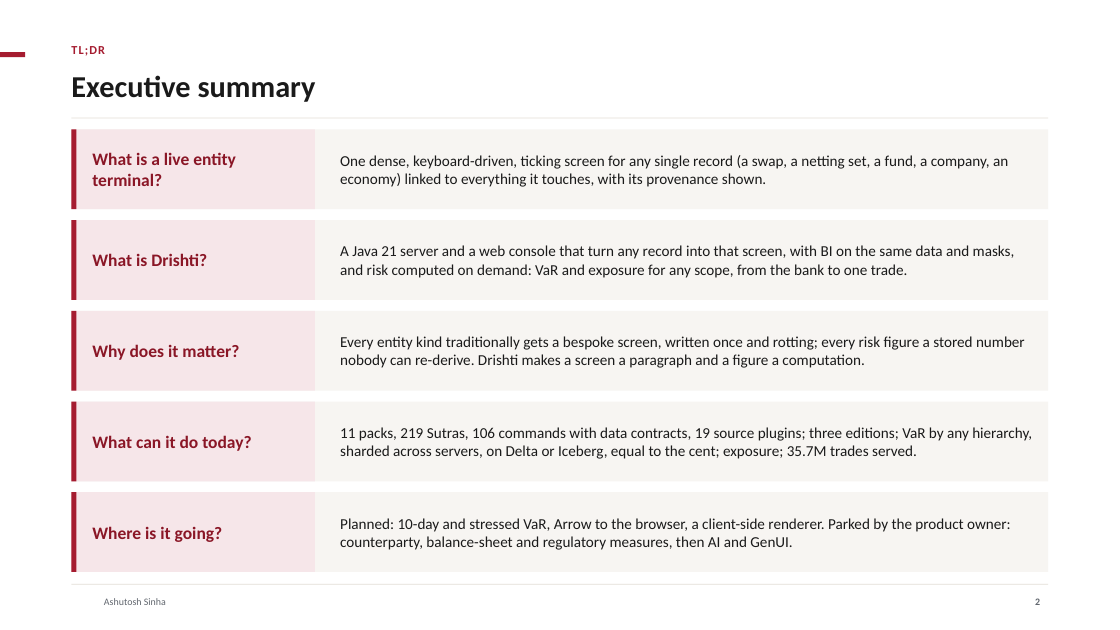
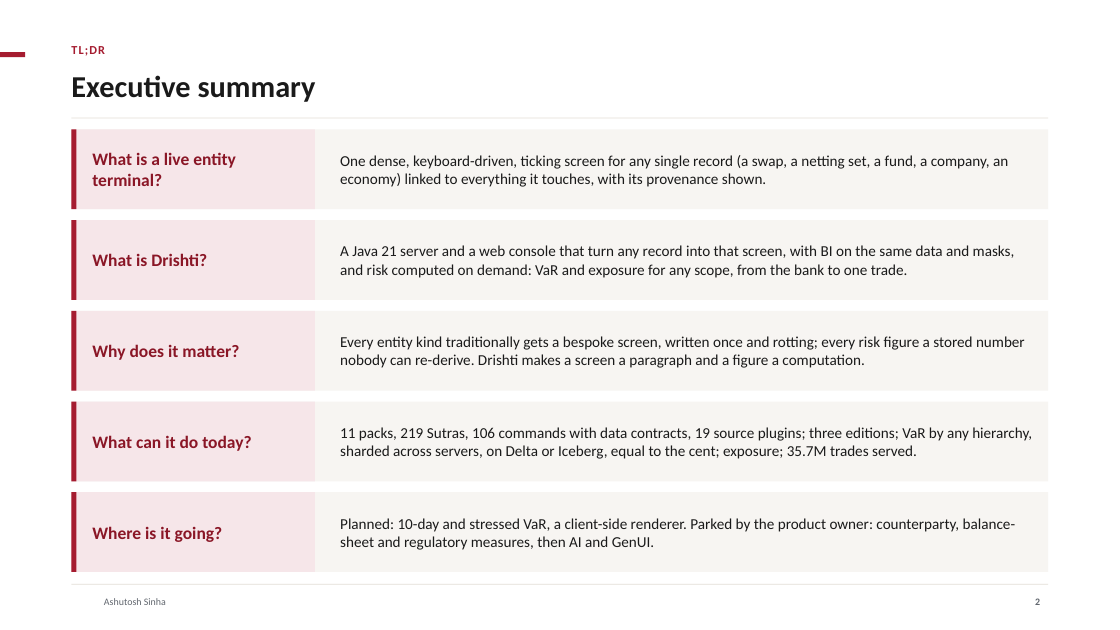
Before and after one commit to ajsinha/drishti, a slide deck: slide 2 of docs/publications/Drishti-Design-and-Evidence.pptx. Drawn at 1120x630 pixels with LibreOffice and Linux fonts; fonts in the diff are those of the drawing; background and template pictures are left out. Boxes give left, top, right and bottom in pixels: in the first picture for what was removed or moved away, otherwise in the second. Text is boxed around its words. In the diff, an @@ line names an element or a change of style, - is before the commit and + after.

```diff
--- a/docs/publications/Drishti-Design-and-Evidence.pptx
+++ b/docs/publications/Drishti-Design-and-Evidence.pptx
@@ text at <box>340,518,1015,550</box>: text changed @@
-Planned: 10-day and stressed VaR, Arrow to the browser, a client-side renderer. Parked by the product owner: counterparty, balance-sheet and regulatory measures, then AI and GenUI.
+Planned: 10-day and stressed VaR, a client-side renderer. Parked by the product owner: counterparty, balance-sheet and regulatory measures, then AI and GenUI.
```
Also in this commit, not shown: 2 other slides changed, 11 other files.
